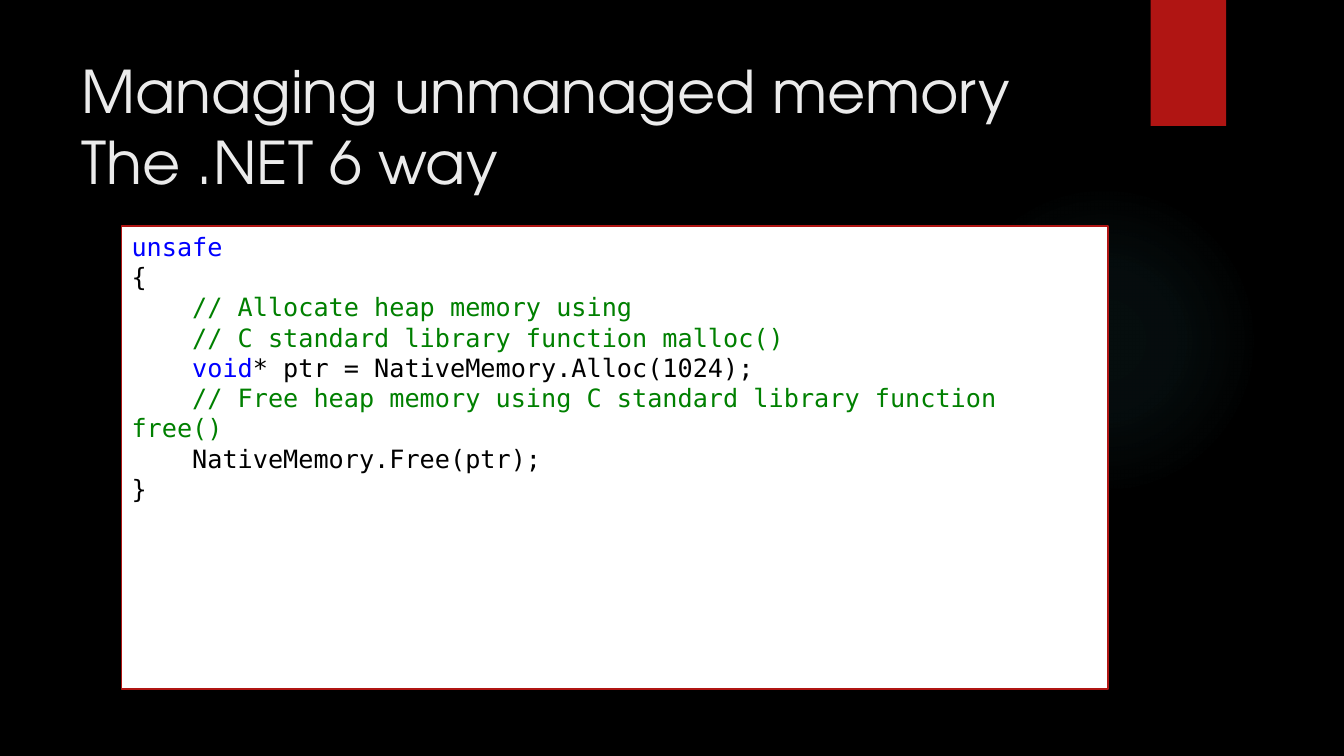
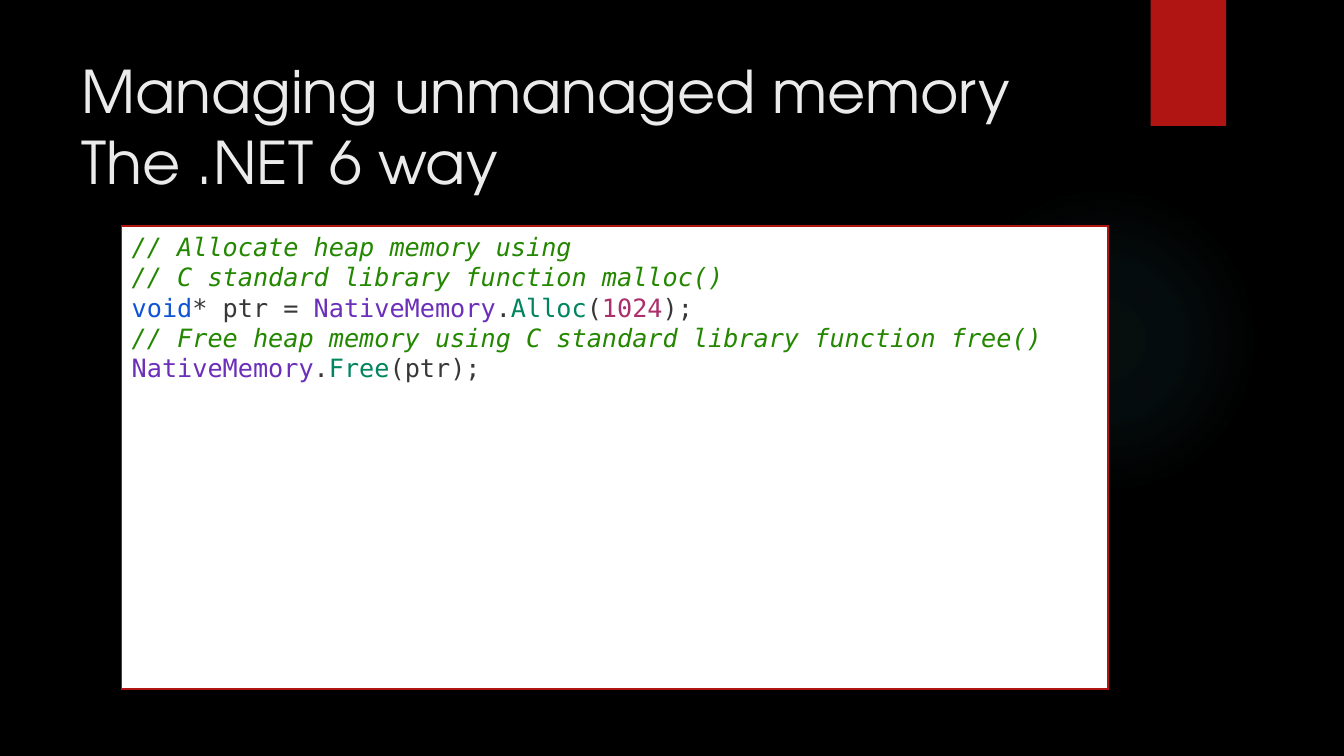
Before and after one commit to dennisdietrich/UnsafeCSharp, a slide deck: slide 20 of doc/Introduction to unsafe C#.pptx (slide 15 before the commit). Drawn at 1344x756 pixels with LibreOffice and Linux fonts; fonts in the diff are those of the drawing; background and template pictures are left out. Boxes give left, top, right and bottom in pixels: in the first picture for what was removed or moved away, otherwise in the second. Text is boxed around its words. In the diff, an @@ line names an element or a change of style, - is before the commit and + after.

```diff
--- a/doc/Introduction to unsafe C#.pptx
+++ b/doc/Introduction to unsafe C#.pptx
@@ text in rectangle at box(132, 237, 223, 257): paragraphs removed @@
-unsafe
-{
@@ text in rectangle at box(177, 236, 572, 262): text colour #008000 to #248700, italic on in "// Allocate heap memory using" @@
@@ text in rectangle at box(132, 266, 1042, 383): text changed; text colour #008000 to #248700; italic on @@
-// C standard library function malloc()
-void* ptr = NativeMemory.Alloc(1024);
-// Free heap memory using C standard library function free()
-NativeMemory.Free(ptr);
-}
+// C standard library function malloc()
+void* ptr = NativeMemory.Alloc(1024);
+// Free heap memory using C standard library function free()
+NativeMemory.Free(ptr);
```
Also in this commit, not shown: 25 other slides changed, 23 slides added, 1 slide removed, 20 other files.
